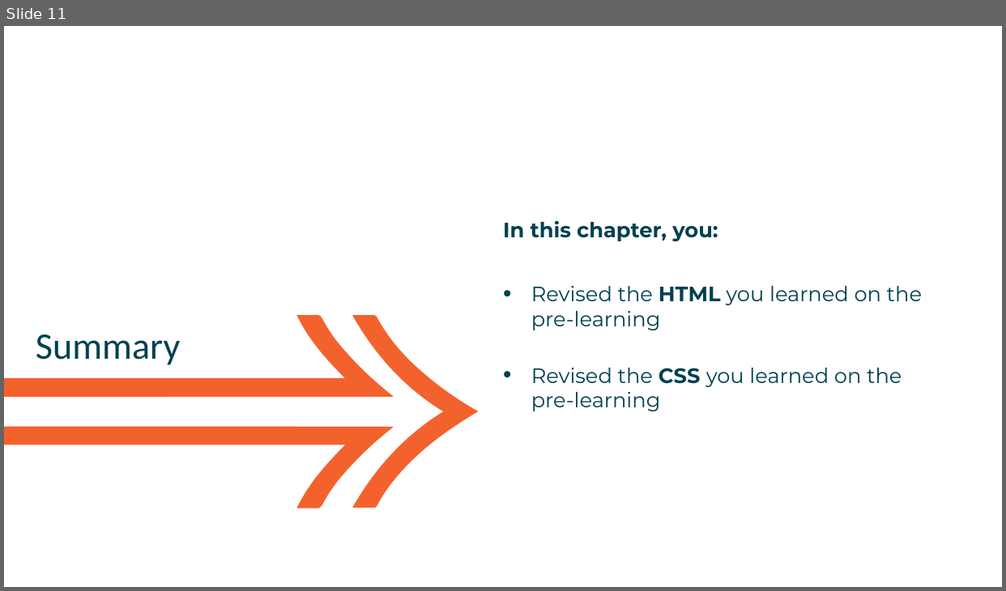
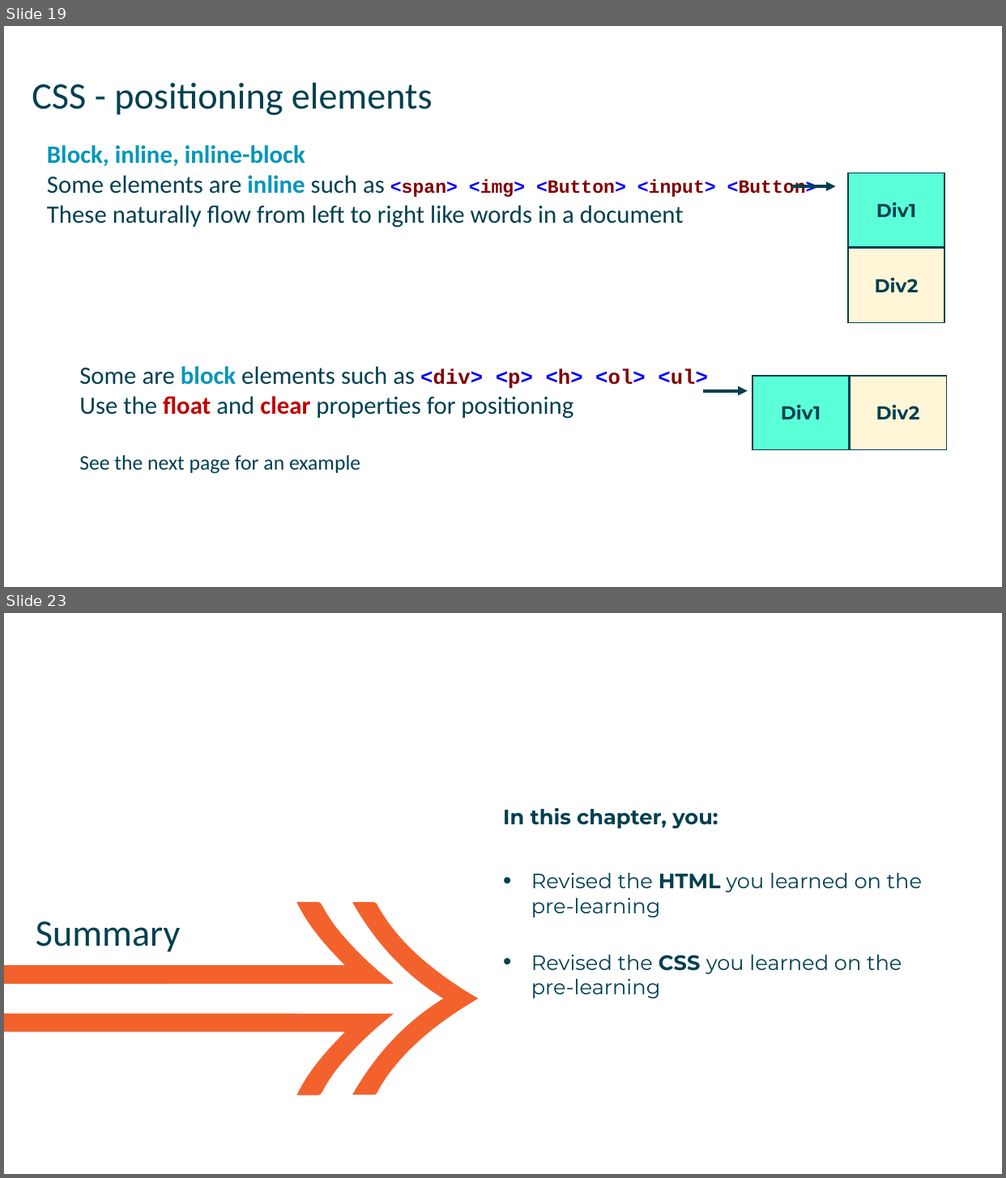
Before and after one commit to mikebaradaran/web_fundamentals, a slide deck: Slides/HTML CSS/01 - HTML and CSS Revision.pptx. Shown one above the other, each under a label of ours: slide 11 before the commit, slides 19 and 23 after it; the slides between them are not shown. The pictures are 1006x591 and 1006x1178 pixels, drawn with LibreOffice and Linux fonts; fonts in the diff are those of the drawing. Boxes give left, top, right and bottom in pixels: in the first picture for what was removed or moved away, otherwise in the second. Text is boxed around its words. In the diff, an @@ line names an element or a change of style, - is before the commit and + after.

```diff
--- a/Slides/HTML CSS/01 - HTML and CSS Revision.pptx
+++ b/Slides/HTML CSS/01 - HTML and CSS Revision.pptx
@@ slide 19 added at bbox=[4, 26, 1002, 587], background #FFFFFF @@
@@ title added at bbox=[32, 83, 432, 115], 36 pt, text #004050 @@
+CSS - positioning elements
@@ text added at bbox=[47, 145, 817, 228], 24 pt, text #004050 @@
+Block, inline, inline-block
+Some elements are inline such as <span> <img> <Button> <input> <Button>
+These naturally flow from left to right like words in a document
@@ arrow added from (791, 186) to (836, 186), #004050 3 pt @@
@@ rectangle added at bbox=[849, 173, 945, 247], fill #5BFFD8, outline #004050 1 pt, 18 pt, text #004050, bold @@
+Div1
@@ rectangle added at bbox=[849, 248, 945, 322], fill #FEF6D7, outline #004050 1 pt, 18 pt, text #004050, bold @@
+Div2
@@ group added at bbox=[79, 366, 947, 474]: 2 rectangles, 1 text, 1 arrow @@
+Div1
+Div2
+Some are block elements such as <div> <p> <h> <ol> <ul>
+Use the float and clear properties for positioning
+See the next page for an example
@@ what was slide 11 is now slide 23 @@
```
Also in this commit, not shown: 3 slides changed, 14 other slides added, 1 slide removed, 1 other file.
